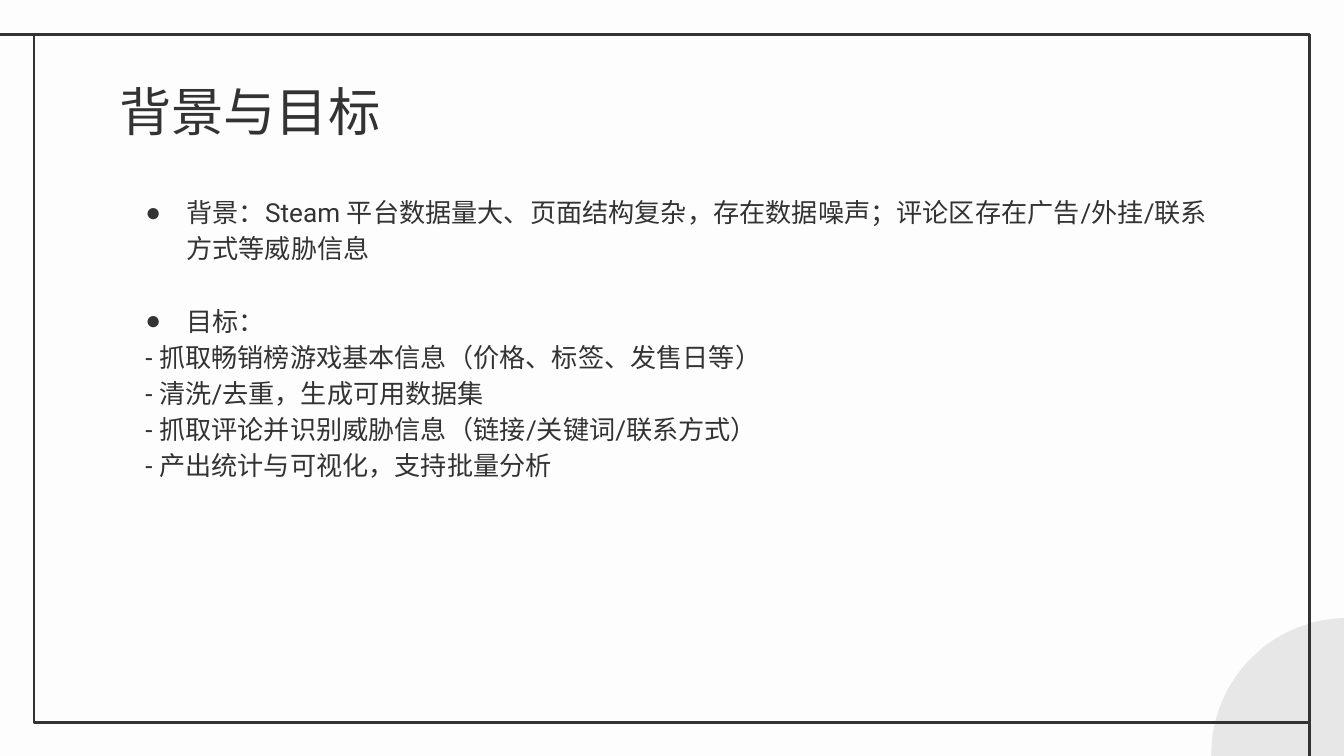
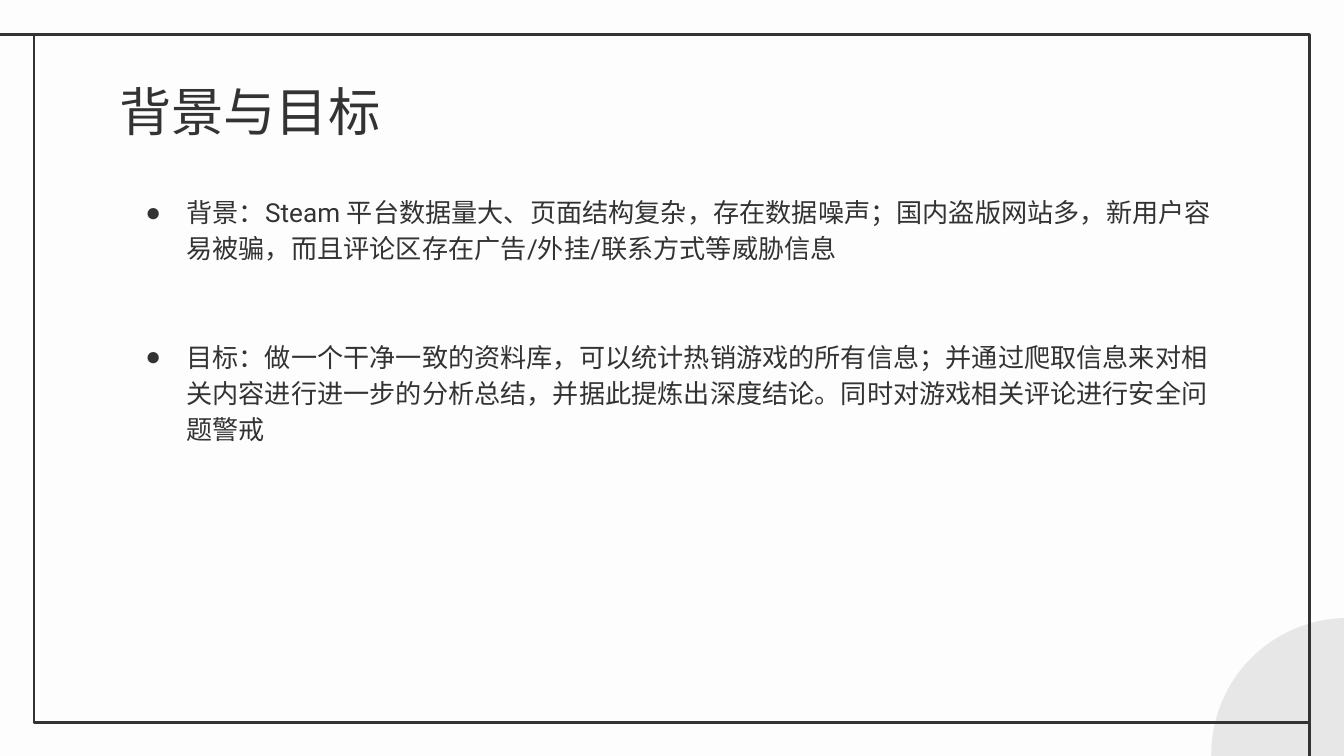
Before and after one commit to sky888galaxy/steam-spider, a slide deck: slide 4 of docs/答辩.pptx. Drawn at 1344x756 pixels with LibreOffice and Linux fonts; fonts in the diff are those of the drawing. Boxes give left, top, right and bottom in pixels: in the first picture for what was removed or moved away, otherwise in the second. Text is boxed around its words. In the diff, an @@ line names an element or a change of style, - is before the commit and + after.

Commit message:
由于爬虫修改导致的完整流程函数的小修改

```diff
--- a/docs/答辩.pptx
+++ b/docs/答辩.pptx
@@ text at <box>186,200,1211,441</box>: text changed @@
-● 背景：Steam 平台数据量大、页面结构复杂，存在数据噪声；评论区存在广告/外挂/联系方式等威胁信息
-● 目标：
-- 抓取畅销榜游戏基本信息（价格、标签、发售日等）
-- 清洗/去重，生成可用数据集
-- 抓取评论并识别威胁信息（链接/关键词/联系方式）
-- 产出统计与可视化，支持批量分析
+● 背景：Steam 平台数据量大、页面结构复杂，存在数据噪声；国内盗版网站多，新用户容易被骗，而且评论区存在广告/外挂/联系方式等威胁信息
+● 目标：做一个干净一致的资料库，可以统计热销游戏的所有信息；并通过爬取信息来对相关内容进行进一步的分析总结，并据此提炼出深度结论。同时对游戏相关评论进行安全问题警戒
```
Also in this commit, not shown: 7 other slides changed, 10 slides added, 2 slides removed, 3 other files.
